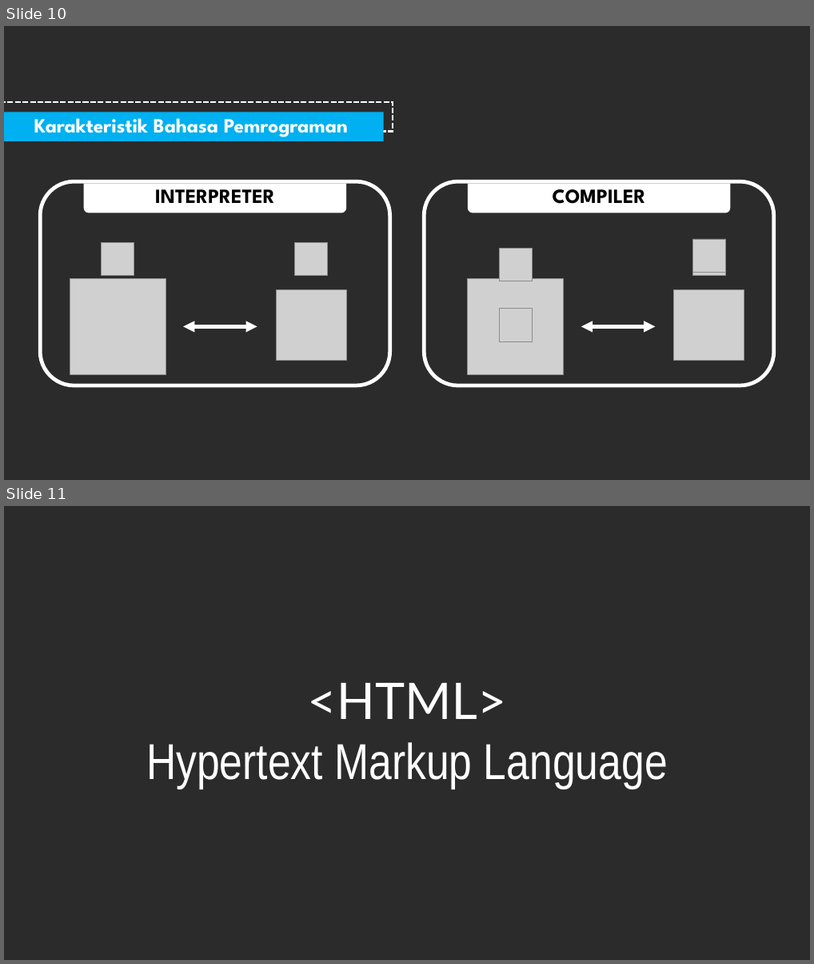
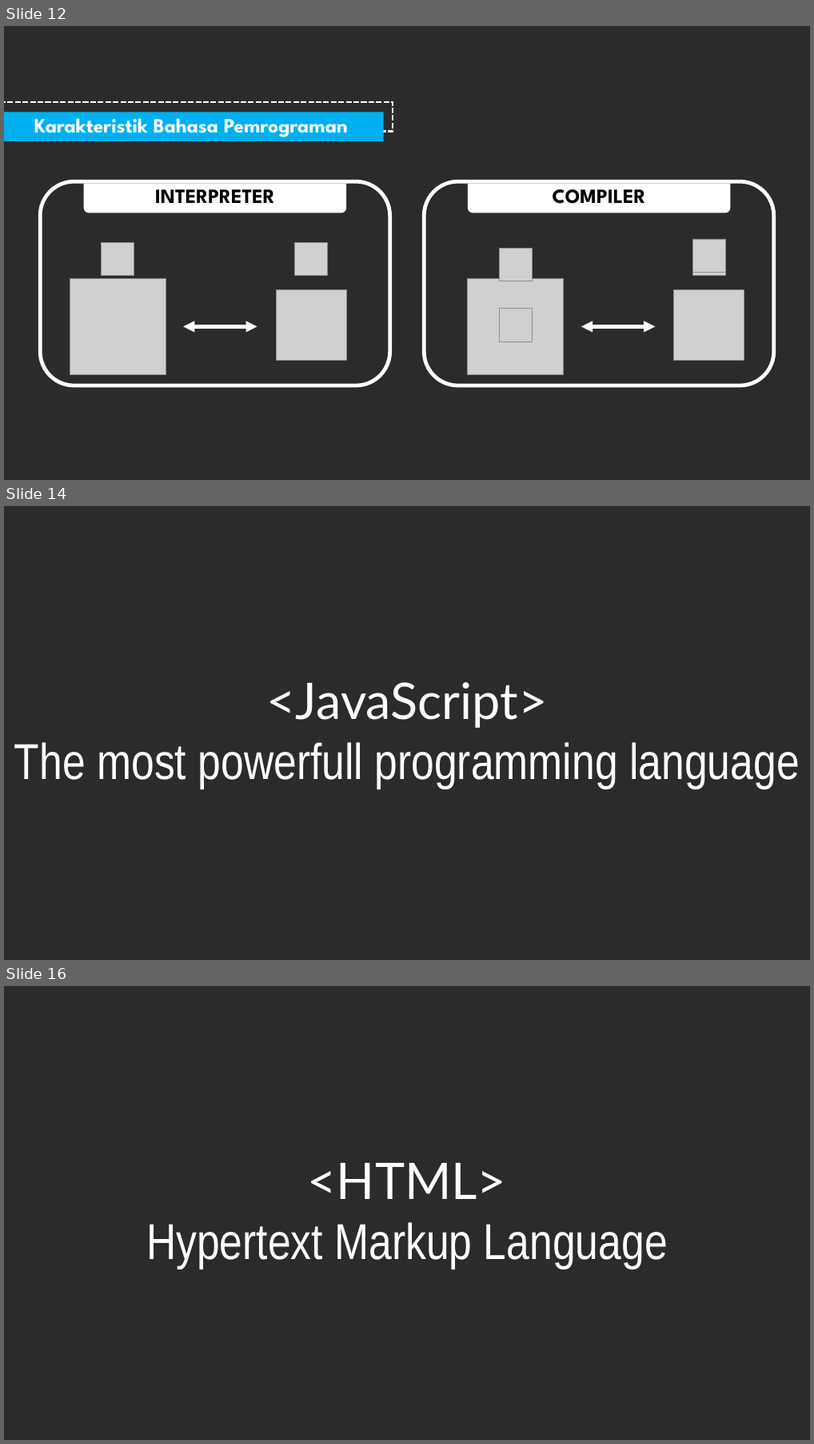
Before and after one commit to prabowoteguh/boba-1, a slide deck: Pertemuan bersama teguh.pptx. Shown one above the other, each under a label of ours: slides 10 and 11 before the commit, slides 12, 14 and 16 after it; the slides between them are not shown. The pictures are 814x964 and 814x1444 pixels, drawn with LibreOffice and Linux fonts; fonts in the diff are those of the drawing; grey boxes stand for pictures; background and template pictures are left out; a plain dark background stands for a picture behind light text. Boxes give left, top, right and bottom in pixels: in the first picture for what was removed or moved away, otherwise in the second. Text is boxed around its words. In the diff, an @@ line names an element or a change of style, - is before the commit and + after.

```diff
--- a/Pertemuan bersama teguh.pptx
+++ b/Pertemuan bersama teguh.pptx
@@ slide 14 added at <box>4,506,810,960</box>, background picture (left out) @@
@@ text added at <box>266,682,547,728</box>, 60 pt, text #FFFFFF @@
+<JavaScript>
@@ text added at <box>14,742,800,788</box>, 60 pt, text #FFFFFF @@
+The most powerfull programming language
@@ what was slide 10 is now slide 12 @@
@@ what was slide 11 is now slide 16 @@
```
Also in this commit, not shown: 4 other slides added, 5 other files.
